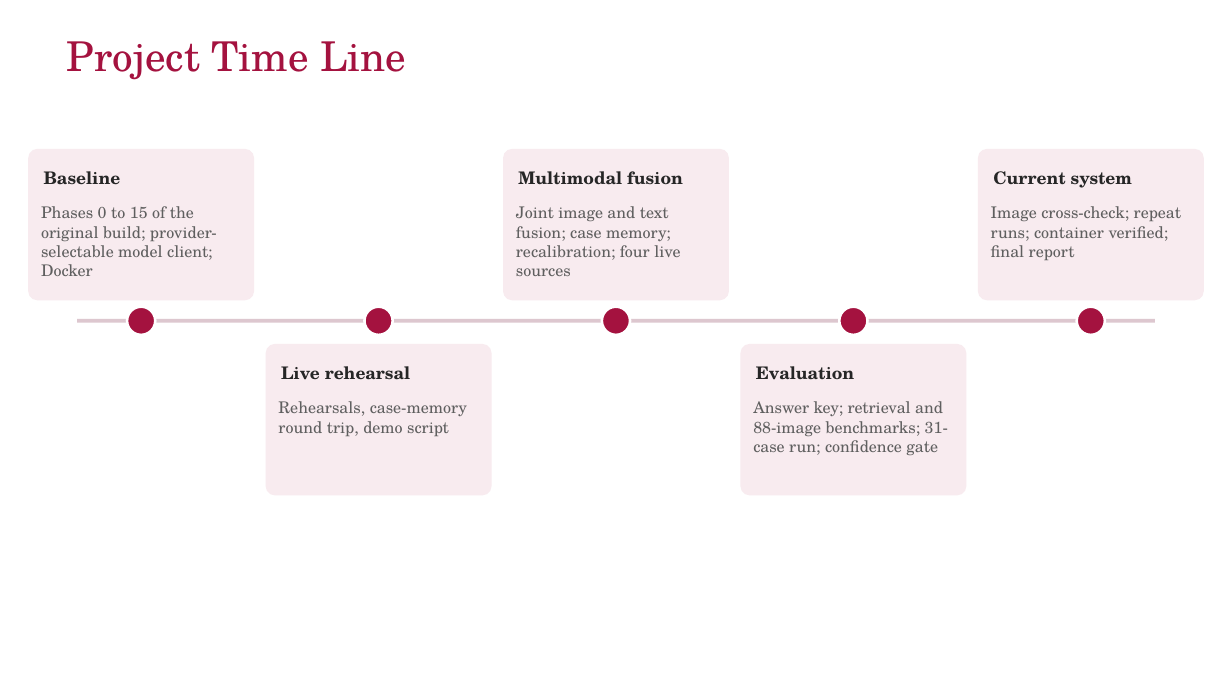
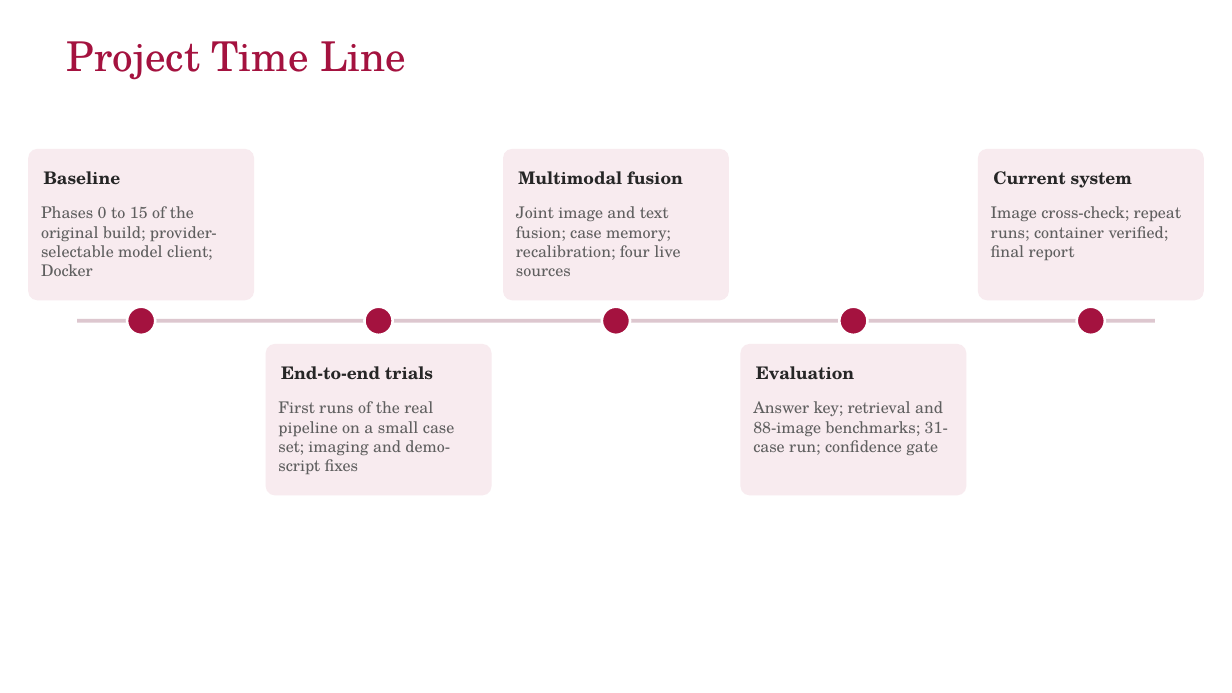
Before and after one commit to hari18305/medorcha, a slide deck: slide 28 of report/MedOrchestrate_Final_Review.pptx. Drawn at 1232x693 pixels with LibreOffice and Linux fonts; fonts in the diff are those of the drawing; background and template pictures are left out. Boxes give left, top, right and bottom in pixels: in the first picture for what was removed or moved away, otherwise in the second. Text is boxed around its words. In the diff, an @@ line names an element or a change of style, - is before the commit and + after.

```diff
--- a/report/MedOrchestrate_Final_Review.pptx
+++ b/report/MedOrchestrate_Final_Review.pptx
@@ text at (x1=281, y1=366, x2=433, y2=380): text changed @@
-Live rehearsal
+End-to-end trials
@@ text at (x1=278, y1=401, x2=454, y2=474): text changed @@
-Rehearsals, case-memory round trip, demo script
+First runs of the real pipeline on a small case set; imaging and demo-script fixes
```
Also in this commit, not shown: 2 other slides changed, 1 other file.
